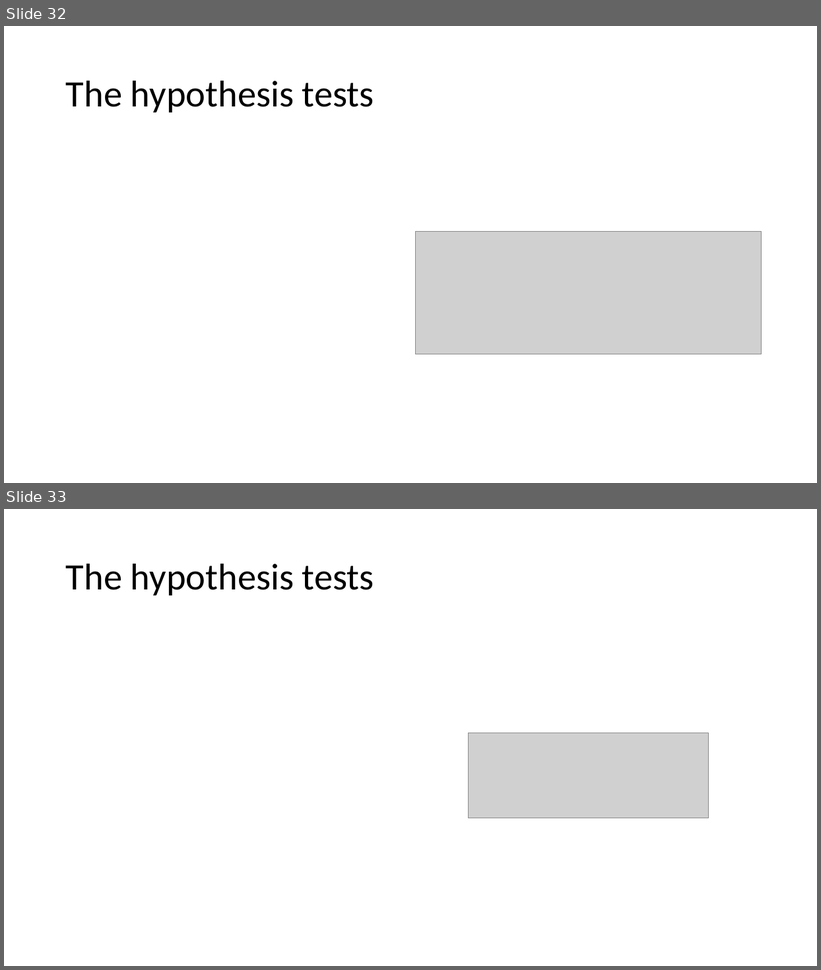
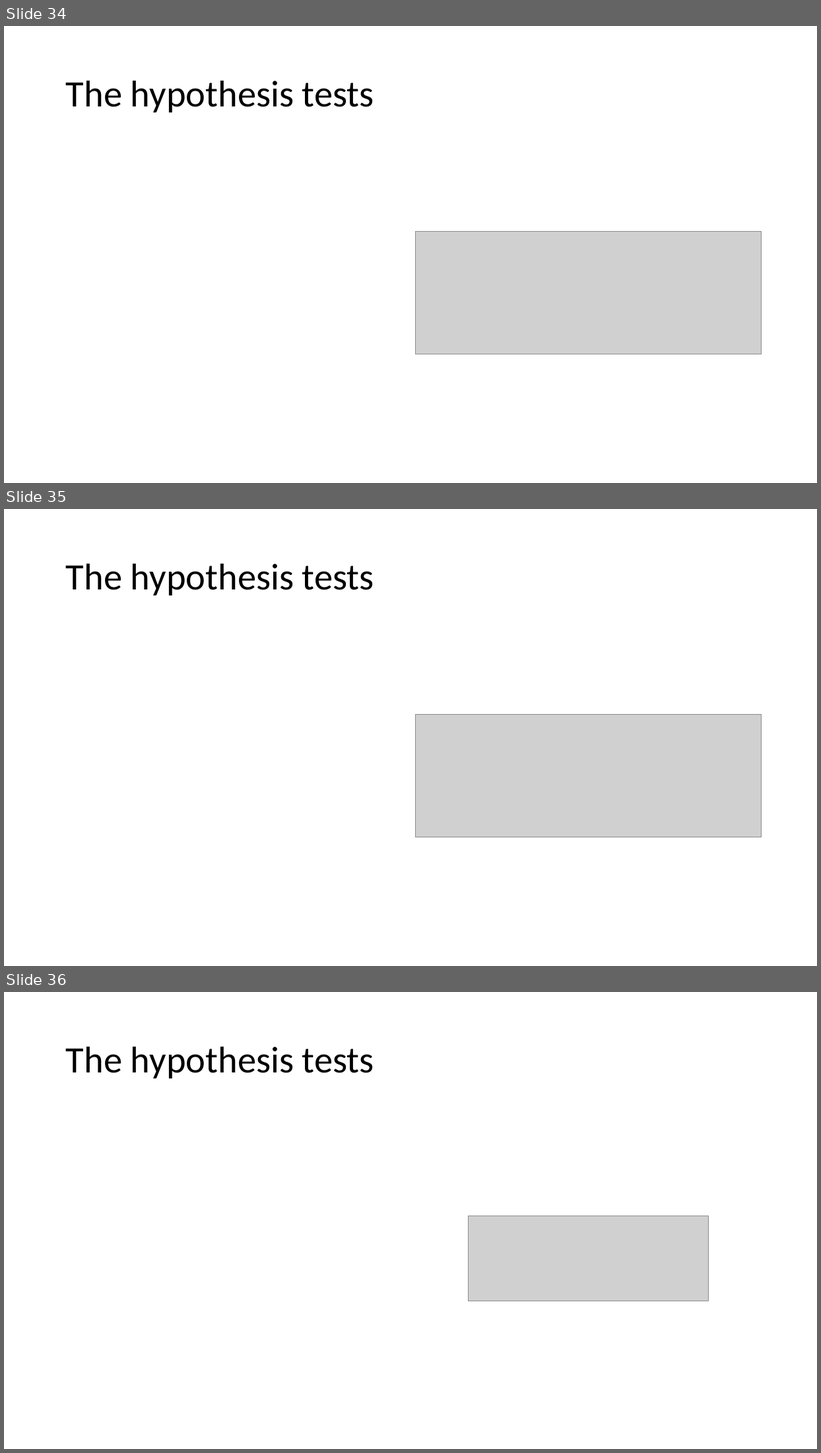
Before and after one commit to bernhardangele/BU-adv-stats, a slide deck: Homework 4/Homework 4 in SPSS.pptx. Shown one above the other, each under a label of ours: slides 32 and 33 before the commit, slides 34, 35 and 36 after it. The pictures are 821x970 and 821x1453 pixels, drawn with LibreOffice and Linux fonts; fonts in the diff are those of the drawing; grey boxes stand for pictures. Boxes give left, top, right and bottom in pixels: in the first picture for what was removed or moved away, otherwise in the second. Text is boxed around its words. In the diff, an @@ line names an element or a change of style, - is before the commit and + after.

```diff
--- a/Homework 4/Homework 4 in SPSS.pptx
+++ b/Homework 4/Homework 4 in SPSS.pptx
@@ slide 35 added at (4,509,817,966), background #FFFFFF @@
@@ title added at (66,563,374,595), 44 pt, text #000000 @@
+The hypothesis tests
@@ picture added at (416,714,762,838) @@
@@ what was slide 32 is now slide 34 @@
@@ what was slide 33 is now slide 36 @@
```
Also in this commit, not shown: 1 slide changed, 2 other slides added.
